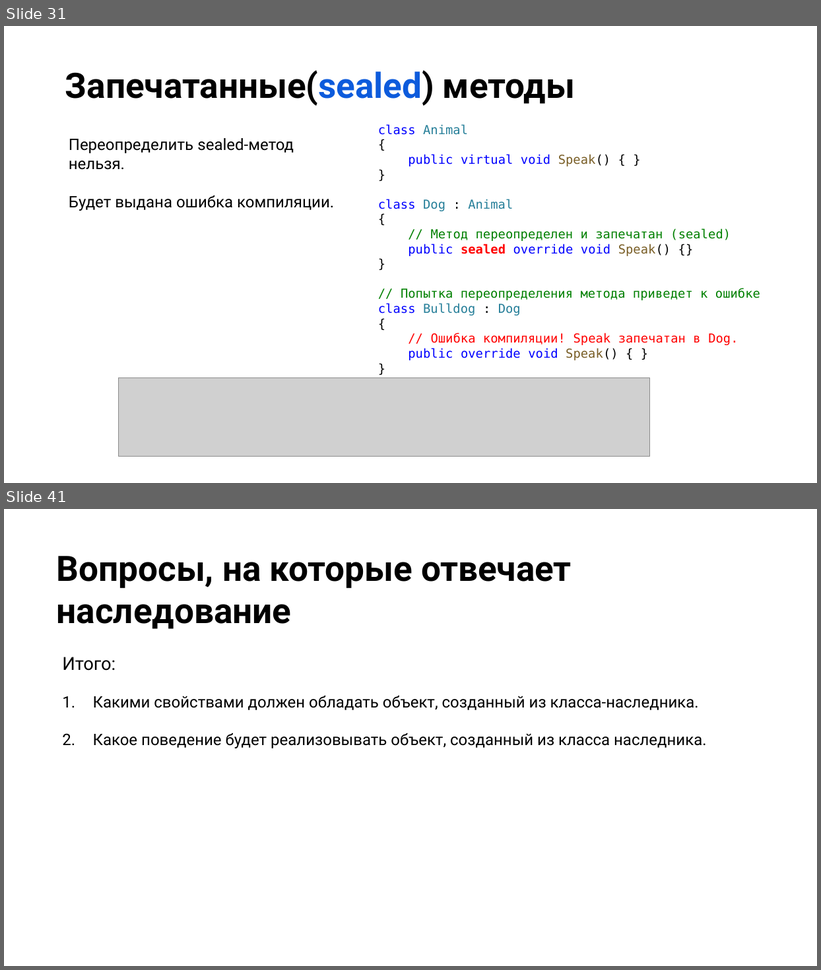
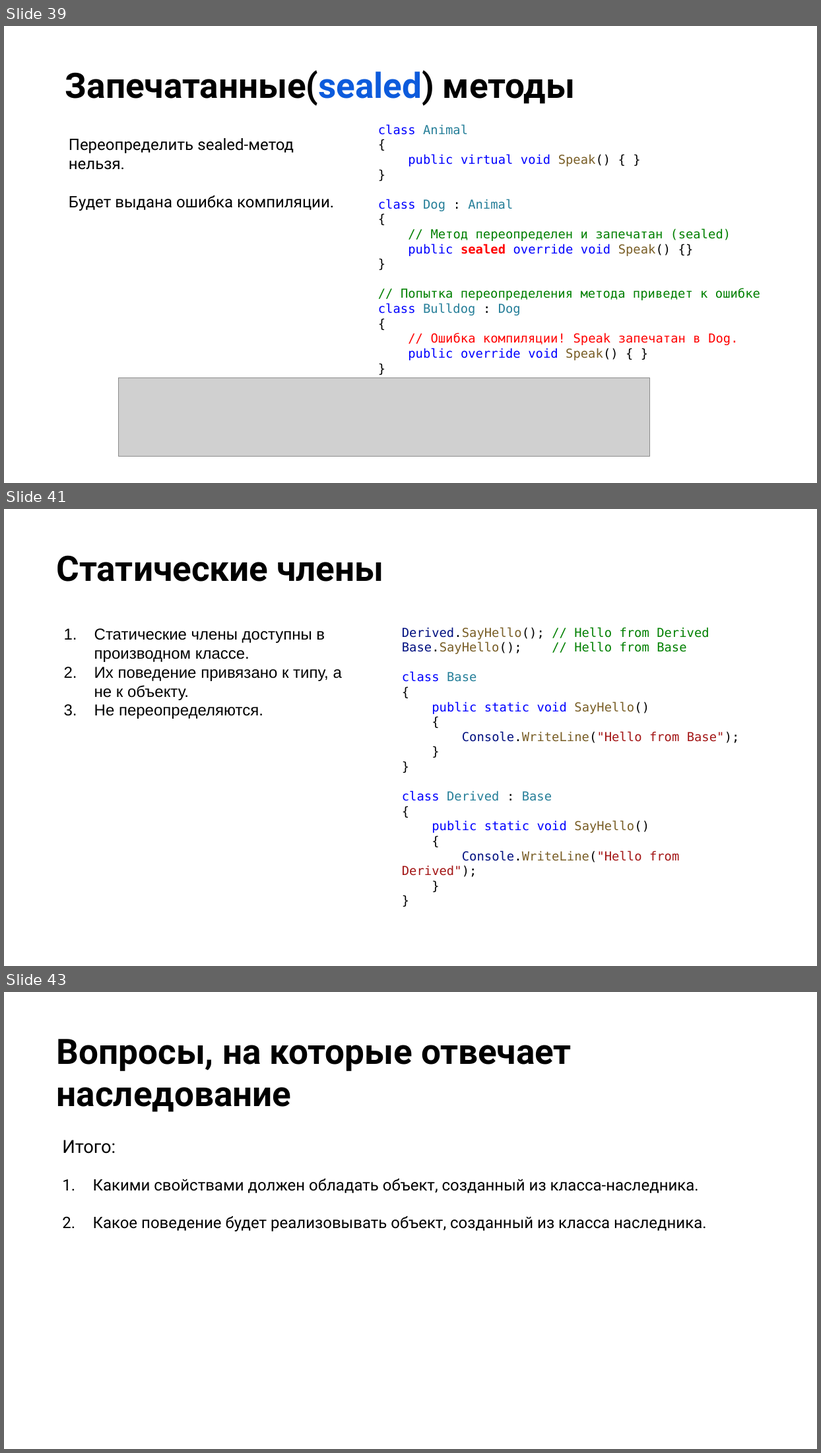
Before and after one commit to NilovPavel/OOP, a slide deck: ООПp.1.pptx. Shown one above the other, each under a label of ours: slides 31 and 41 before the commit, slides 39, 41 and 43 after it; the slides between them are not shown. The pictures are 821x970 and 821x1453 pixels, drawn with LibreOffice and Linux fonts; fonts in the diff are those of the drawing; grey boxes stand for pictures; background and template pictures are left out. Boxes give left, top, right and bottom in pixels: in the first picture for what was removed or moved away, otherwise in the second. Text is boxed around its words. In the diff, an @@ line names an element or a change of style, - is before the commit and + after.

```diff
--- a/ООПp.1.pptx
+++ b/ООПp.1.pptx
@@ slide 41 added at (4, 509, 817, 966), background picture (left out) @@
@@ title added at (57, 555, 384, 582), 31 pt, text #000000, bold @@
+Статические члены
@@ text added at (402, 627, 740, 877), 11 pt, text #795E26 @@
+Derived.SayHello(); // Hello from Derived
+Base.SayHello(); // Hello from Base
+class Base
+{
+public static void SayHello()
+{
+Console.WriteLine("Hello from Base");
+}
+}
+class Derived : Base
+{
+public static void SayHello()
+{
+Console.WriteLine("Hello from Derived");
+}
+}
@@ text added at (94, 628, 342, 719), 14 pt, text #000000 @@
+1. Статические члены доступны в производном классе.
+2. Их поведение привязано к типу, а не к объекту.
+3. Не переопределяются.
@@ what was slide 31 is now slide 39 @@
@@ what was slide 41 is now slide 43 @@
```
Also in this commit, not shown: 2 slides changed, 2 other slides added, 1 slide removed, 6 other files.
